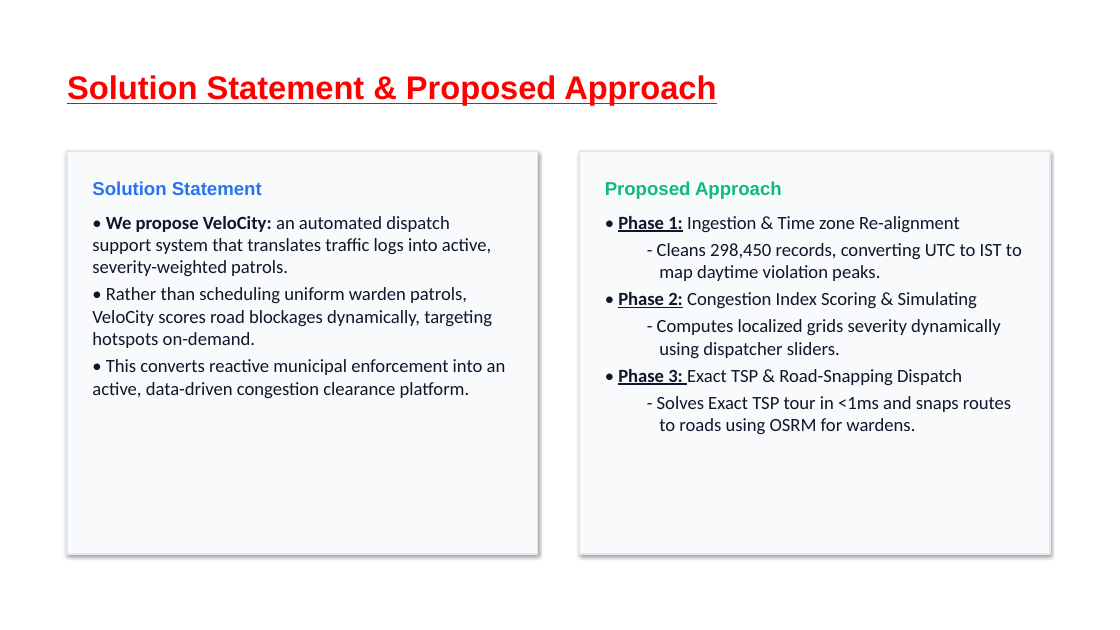
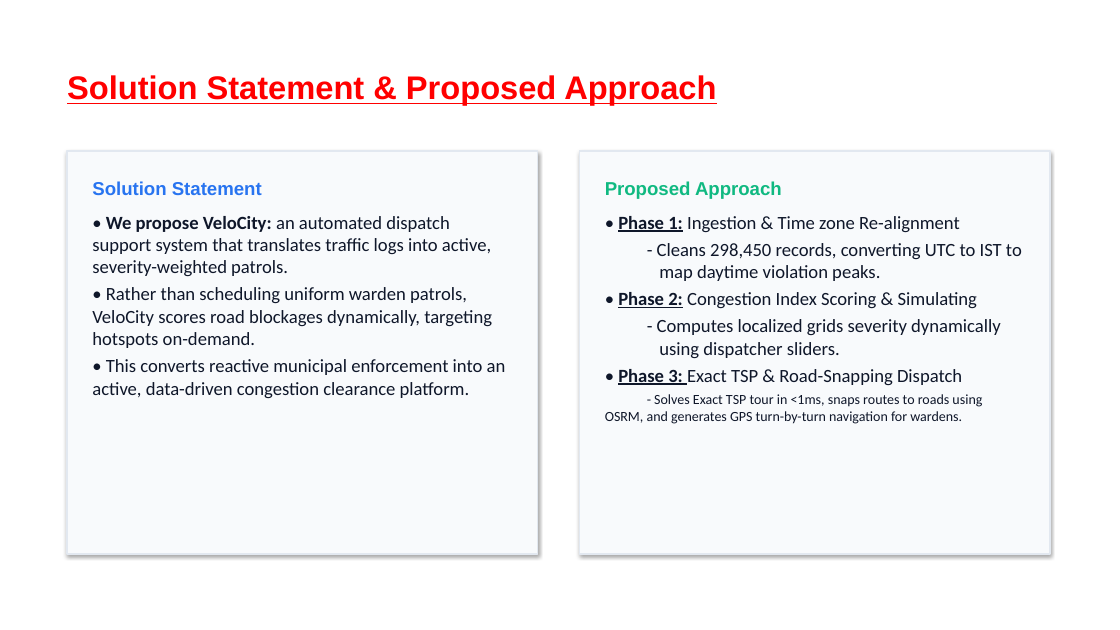
Before and after one commit to sb01022006/ai-parking-congestion-intelligence, a slide deck: slide 6 of Flikart_Grid_Lock_hackathon_Round_2_Confluent.pptx. Drawn at 1120x630 pixels with LibreOffice and Linux fonts; fonts in the diff are those of the drawing; background and template pictures are left out. Boxes give left, top, right and bottom in pixels: in the first picture for what was removed or moved away, otherwise in the second. Text is boxed around its words. In the diff, an @@ line names an element or a change of style, - is before the commit and + after.

Commit message:
Add GPS Turn-by-Turn Navigation references to Slides 3, 6, and 7

```diff
--- a/Flikart_Grid_Lock_hackathon_Round_2_Confluent.pptx
+++ b/Flikart_Grid_Lock_hackathon_Round_2_Confluent.pptx
@@ text at [605, 394, 982, 424]: text changed; size 16 to 12 pt @@
-- Solves Exact TSP tour in <1ms and snaps routes to roads using OSRM for wardens.
+- Solves Exact TSP tour in <1ms, snaps routes to roads using OSRM, and generates GPS turn-by-turn navigation for wardens.
```
Also in this commit, not shown: 1 other slide changed.
